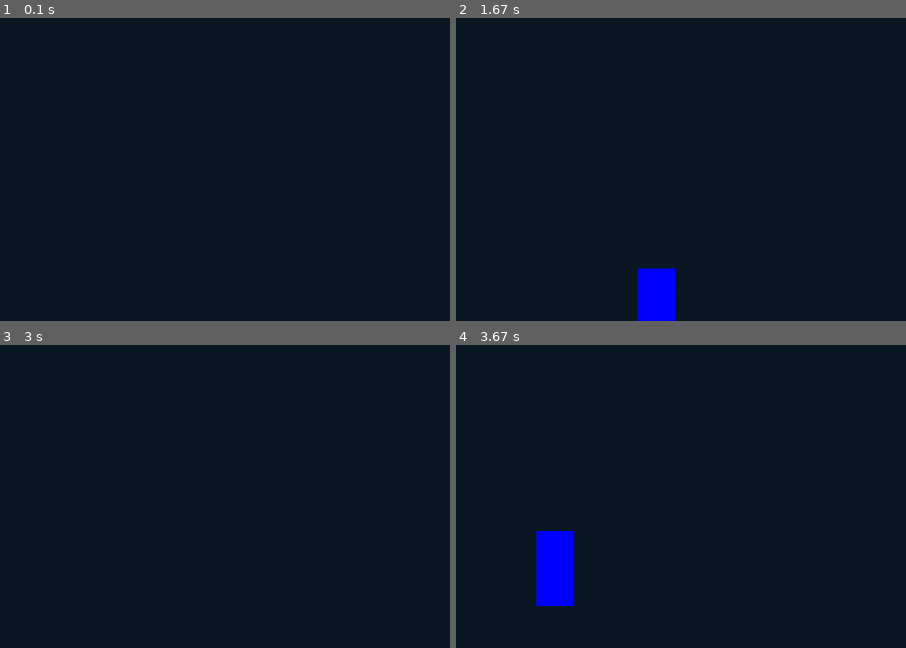
Above: before the commit, frames 1-4 (two rows, left to right).
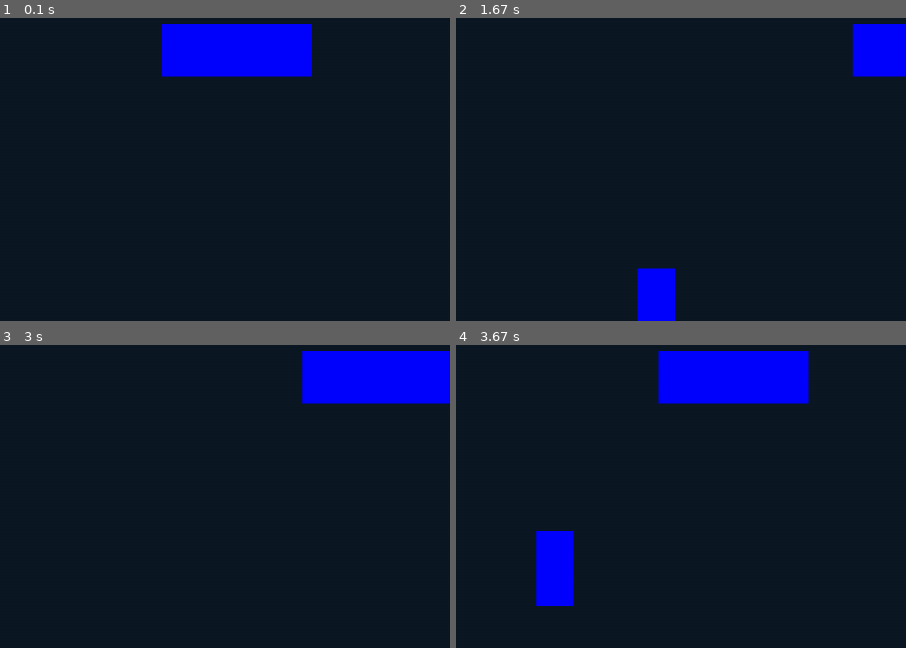
Above: after the commit, the same moments.

Repository: PANKRAV/Pygame-fun
Game: pygame game, started from scripts/main.py
Two runs of this game, one before a commit and one after it. Both use one fixed random seed, a clock stepped at 60 frames per second and the inputs below.
Inputs:
- Up to frame 1 (0.1 s): no input
- Up to frame 2 (1.67 s): hold Right 0.33-0.8 s; hold Up 0.83-1.13 s; tap Space at 0.9, 1.23, 1.53 s; hold Right 1.17-1.63 s
- Up to frame 3 (3 s): hold Left 1.67-2.2 s; tap Space at 1.73, 2.03, 2.3, 2.6 s; hold Left 2.23-2.63 s; tap D at 2.67 s
- Up to frame 4 (3.67 s): hold Right from 3.4 s (still down); tap Space at 3.47 s
The pictures show only the part of the screen within x 50-100%, y 0-50%; the shares and areas given below are measured in that part.

The runs differ from the first frame. In frame 1, 5.8% of the frame differs, in the area x 36-70%, y 1-20%; in frame 2, 2.1%; in frame 3, 5.8%; in frame 4, 5.9%, in the area x 44-79%, y 1-20%.

Commit message:
currently when the player sprite tries to follow my platform the platforms velocity gets added every frame

Diff:
--- a/scripts/main.py
+++ b/scripts/main.py
@@ -34,6 +34,7 @@
 player = sprites.Player(100, 1000 - v.ground_height - sprites.Player.height)
 platform1 = t.Platform(300, 400, 200, 80, v.RED, 0.6, True, 20)
 platform2 = t.Platform(700, 600, 200, 25, v.GREEN, 0.6)
+platform3 = t.Moving_Platform(800, 200, 200, 70, v.BLUE, 1, 200, 0, 400, 0, follow_player = True)
 #enemies
 
 
@@ -92,4 +93,7 @@
         platform1.draw(v.screen)
         platform2.update(player)
         platform2.draw(v.screen)
+        platform3.update(player)
+        platform3.draw(v.screen)
+
         pg.display.flip()
--- a/scripts/physics.py
+++ b/scripts/physics.py
@@ -54,7 +54,7 @@
 
 
 class Generic(Acceleration):
-    def __init__(self, sprite: sprites.Sprite, ax, ay):
+    def __init__(self, sprite: sprites.Sprite, ax = 0, ay = 0):
         super().__init__("xy", sprite)
         self.value = {"x" : ax, "y" : ay}
 
--- a/scripts/sprites.py
+++ b/scripts/sprites.py
@@ -1,5 +1,6 @@
 from __future__ import annotations
 from typing import TYPE_CHECKING
+from numpy import isin
 import physics as physics
 import pygame as pg
 from pygame.locals import *
@@ -9,8 +10,8 @@
 import variables as v
 import utility
 v.dt : float
-if TYPE_CHECKING:
-    import terrain
+
+import terrain
 
 
 
@@ -210,7 +211,17 @@
         gravity = physics.Gravity(self)
         friction = physics.Friction(self)
         air_res = physics.Air_res(self)
+
+        if self.isground > 0 :
+            if isinstance(v.plat_data[self.isground - 1], terrain.Moving_Platform) :
+
+                plat : terrain.Moving_Platform = v.plat_data[self.isground - 1]
+                if plat.follow_player :
+                    #it adds the plat accelleration every frame
+                    pass
+                    #plat_acc = physics.Generic(self, (plat.u["ux"] - plat.ux0)/(v.dt * v.game_speed), plat.u["uy"]/(v.dt * v.game_speed))
         acc = physics.Acceleration.gather(v.acc_list)
+
         self.ax = acc["accx"]
         self.ay = acc["accy"]
 
@@ -273,6 +284,8 @@
 
 
 
+    def life_check(self):
+        pass
 
 
 
--- a/scripts/terrain.py
+++ b/scripts/terrain.py
@@ -4,6 +4,8 @@
 from matplotlib.pyplot import axis
 import pygame as pg
 import variables as v
+import physics
+
 if TYPE_CHECKING:
     import sprites
 
@@ -57,9 +59,13 @@
 
 
 class Moving_Platform(Platform):
-    def __init__(self, x, y, width, height, color, μ, ux = 0, uy = 0, travelx = 0, travely = 0, solid = False, rounded = 0, player_required : bool = False):
+    def __init__(self, x, y, width, height, color, μ, ux = 0, uy = 0, travelx = 0, travely = 0, solid = False, rounded = 0, player_required : bool = False, follow_player = True):
         super().__init__(x, y, width, height, color, μ, solid, rounded)
         self.player_required = player_required
+        self.x0 = self.x
+        self.y0 = self.y
+
+
         self.u = {"ux" : ux, "uy" : uy}
 
         if self.u["ux"] != 0 and self.u["uy"] != 0 :
@@ -97,6 +103,7 @@
 
         self.travelx = travelx
         self.travely = travely
+        self.follow_player = follow_player
 
 
 
@@ -112,18 +119,22 @@
 
 
     def update(self, player : sprites.Player):
+        self.ux0 = self.u["ux"]
+        self.uy0 = self.u["uy"]
+
+
         if self.player_required :
             if player.isground == self.num:
-                self.x += self.u["ux"]
+                self.x += self.u["ux"] * v.dt * v.game_speed
 
                 if self.axis == "x" or self.axis == "xy":
-                    if self.x <= self.travelx or self.x + self.width >= v.width - self.travelx :
+                    if self.x <= self.x0 - self.travelx or self.x + self.width >= self.x0 + self.width + self.travelx :
                         self.u["ux"] = - self.u["ux"]
 
 
 
 
-                self.y += self.u["uy"]
+                self.y += self.u["uy"] * v.dt * v.game_speed
 
                 if self.axis == "y" or self.axis == "xy":
                     if self.y <= self.travely or self.y + self.height >= v.height - self.travely :
@@ -133,9 +144,26 @@
 
 
         else:
-            pass
-
-
+            self.x += self.u["ux"] * v.dt * v.game_speed
+
+            if self.axis == "x" or self.axis == "xy":
+                if self.x <= self.x0 - self.travelx or self.x + self.width >= self.x0 + self.width + self.travelx :
+                    self.u["ux"] = - self.u["ux"]
+
+
+
+
+
+
+            self.y += self.u["uy"] * v.dt * v.game_speed
+
+            if self.axis == "y" or self.axis == "xy":
+                if self.y <= self.travely or self.y + self.height >= v.height - self.travely :
+                    self.u["uy"] = - self.u["uy"]
+
+
+
+        self.rect = pg.Rect(self.x, self.y, self.width, self.height)
 
 
 
